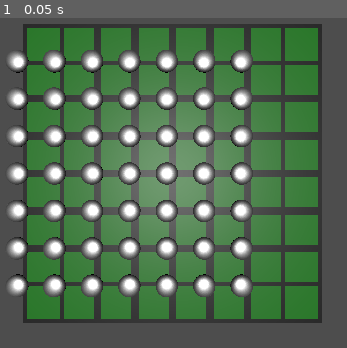
Above: before the commit, frame 1.
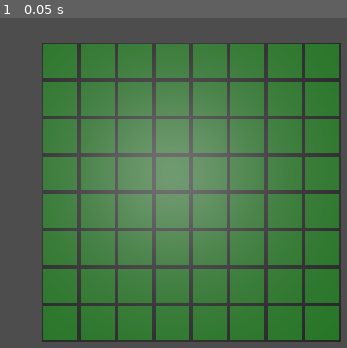
Above: after the commit, the same moment.

Repository: mmaracic/godot-reversi
Game: Godot game, scene res://main.tscn
The game is run twice, just before and just after one commit, with the same random seed, the same clock (stepped at 60 frames per second) and the same inputs.
Inputs:
- Up to frame 1 (0.05 s): no input

The runs differ from the first frame. In frame 1, 55% of the frame differs, in the area x 2-99%, y 1-99%.

Commit message:
Resolved grid aliasing, UI disabled not to block UI interactions

Diff:
--- a/grid.gd
+++ b/grid.gd
@@ -6,11 +6,11 @@
 # Called when the node enters the scene tree for the first time.
 func _ready() -> void:
 
-	for x in range(-gridSize/2+1, gridSize/2):
-		for z in range(-gridSize/2+1, gridSize/2):
-			var gridElement = gridElement.instantiate()
-			gridElement.setPosition(Vector3(x, 0, z))
-			add_child(gridElement)
+	for x in range(0, gridSize):
+		for z in range(0, gridSize):
+			var element = gridElement.instantiate()
+			element.setPosition(Vector3(x, 0, z))
+			add_child(element)
 
 
 # Called every frame. 'delta' is the elapsed time since the previous frame.
--- a/grid_element.gd
+++ b/grid_element.gd
@@ -6,16 +6,17 @@
 
 # Called when the node enters the scene tree for the first time.
 func _ready() -> void:
-	setPuck(Puck.White)
+	setPuck(Puck.None)
 
 
 # Called every frame. 'delta' is the elapsed time since the previous frame.
 func _process(delta: float) -> void:
 	pass
 
-func setPosition(position: Vector3) -> void:
-	var marker = get_node("ElementMarker")
-	marker.position = position
+func setPosition(newPosition: Vector3) -> void:
+	var marker:Marker3D = get_node("ElementMarker")
+	marker.position = newPosition
+
 
 func setPuck(type: Puck) -> void:
 	var whitePuck = get_node("ElementMarker/WhitePuck")
--- a/grid_element.tscn
+++ b/grid_element.tscn
@@ -6,19 +6,19 @@
 [ext_resource type="PackedScene" uid="uid://8e6l4q6i5d0u" path="res://assets/puck_white.glb" id="4_reo21"]
 
 [sub_resource type="BoxShape3D" id="BoxShape3D_425ns"]
-size = Vector3(2, 1, 2)
 
 [node name="GridElement" type="Node3D"]
 script = ExtResource("1_0iypx")
 
 [node name="ElementMarker" type="Marker3D" parent="."]
 
-[node name="square" parent="ElementMarker" instance=ExtResource("2_f3gn5")]
-
 [node name="SquareArea" type="Area3D" parent="ElementMarker"]
 
 [node name="SquareCollisionShape" type="CollisionShape3D" parent="ElementMarker/SquareArea"]
 shape = SubResource("BoxShape3D_425ns")
+
+[node name="square" parent="ElementMarker/SquareArea" instance=ExtResource("2_f3gn5")]
+transform = Transform3D(0.5, 0, 0, 0, 0.5, 0, 0, 0, 0.5, 0, 0, 0)
 
 [node name="BlackPuck" parent="ElementMarker" instance=ExtResource("3_gp3qy")]
 transform = Transform3D(0.3, 0, 0, 0, 0.3, 0, 0, 0, 0.3, 0, 0, 0)
--- a/main.tscn
+++ b/main.tscn
@@ -10,7 +10,7 @@
 [node name="Grid" parent="." instance=ExtResource("2_fae3n")]
 
 [node name="CameraPosition" type="Marker3D" parent="."]
-transform = Transform3D(-1, -8.74228e-08, -3.82137e-15, 0, -4.37114e-08, 1, -8.74228e-08, 1, 4.37114e-08, 0, 6, 0)
+transform = Transform3D(-1, -8.74228e-08, -3.82137e-15, 0, -4.37114e-08, 1, -8.74228e-08, 1, 4.37114e-08, 4, 6, 4)
 
 [node name="Camera" type="Camera3D" parent="CameraPosition"]
 fov = 90.0
@@ -20,3 +20,4 @@
 directional_shadow_max_distance = 1.0
 
 [node name="UI" parent="." instance=ExtResource("3_78ks1")]
+visible = false
Binary file changed: assets/puck_white.glb
Not shown, changed: .gitignore
Not shown, changed: assets/puck.blend
